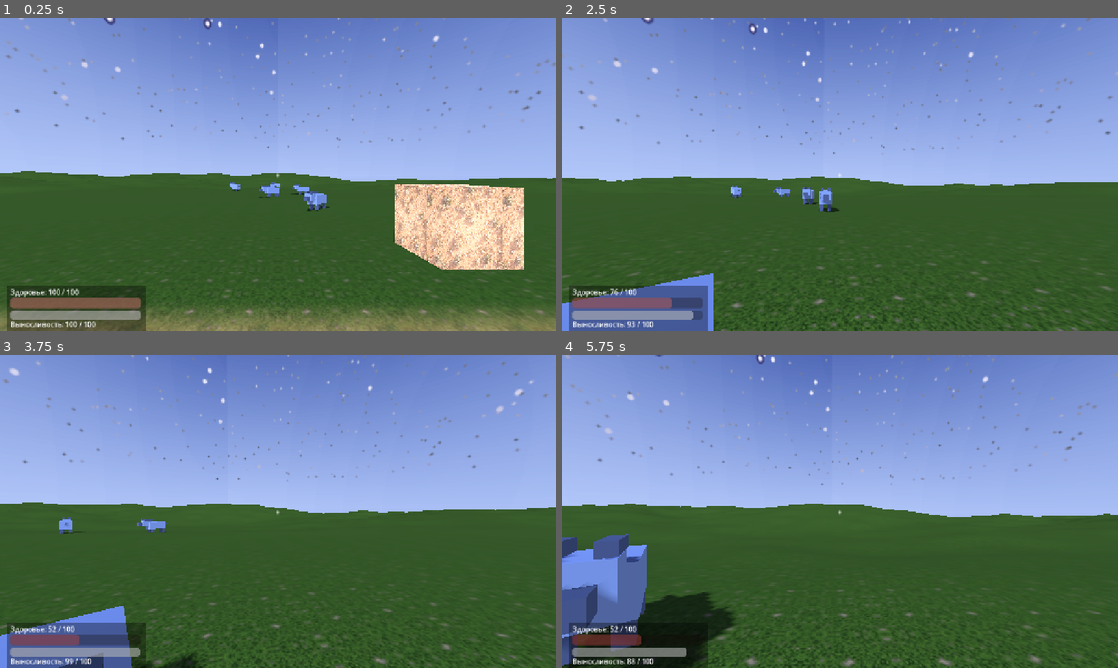
Above: before the commit, frames 1-4 (two rows, left to right).
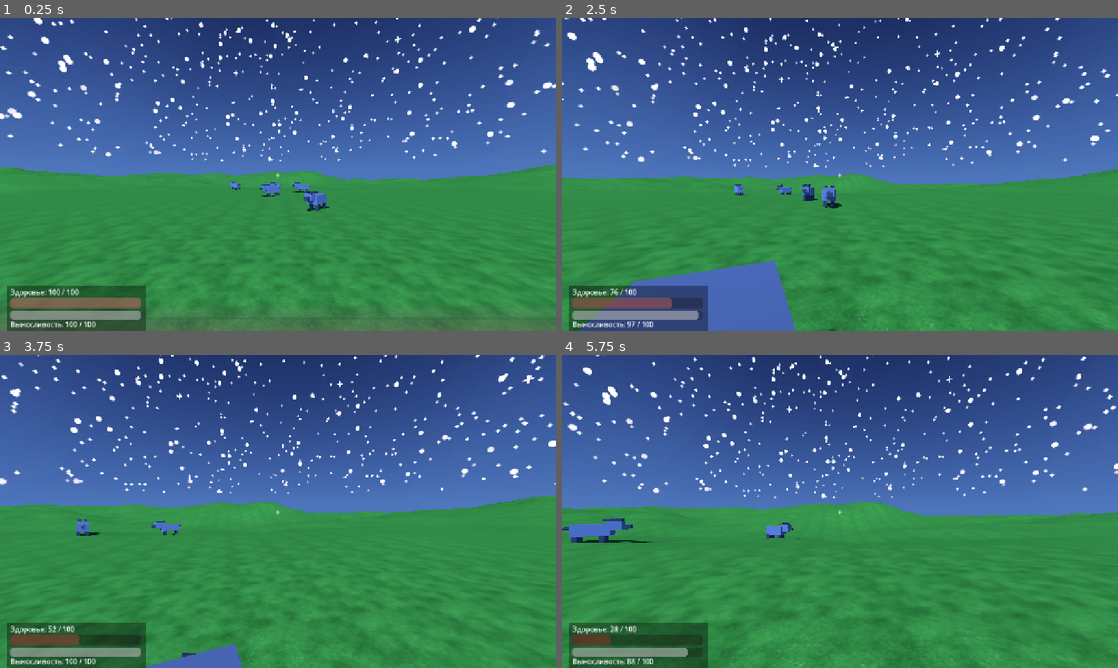
Above: after the commit, the same moments.

Repository: GnomixUltra/ProjectRPGnome
Game: Godot game, scene res://scenes/main.tscn
The game is run twice, just before and just after one commit, with the same random seed, the same clock (stepped at 60 frames per second) and the same inputs.
Inputs (mouse positions are in pixels of both pictures, inside the frame that each line leads up to):
- Up to frame 1 (0.25 s): no input
- Up to frame 2 (2.5 s): tap Enter at 0.5, 1.35 s; move the mouse to (867, 174) at 0.52 s; hold Shift (sprint) 0.53-1.28 s; hold W (move_forward) from 0.53 s (still down); tap Space (jump) at 0.77, 1.52 s; move the mouse to (812, 174) at 1.27 s; move the mouse to (851, 168) at 2.02 s; hold Shift (sprint) from 2.03 s (still down)
- Up to frame 3 (3.75 s): keep holding W (move_forward); move the mouse to (272, 517) at 2.77 s; release Shift (sprint) at 2.78 s; tap Enter at 2.85 s; tap Space (jump) at 3.02 s; move the mouse to (316, 514) at 3.52 s; hold Shift (sprint) from 3.53 s (still down)
- Up to frame 4 (5.75 s): keep holding W (move_forward); tap Space (jump) at 3.77, 4.52 s; move the mouse to (795, 508) at 4.27 s; release Shift (sprint) at 4.28 s; tap Enter at 4.35 s; move the mouse to (845, 511) at 5.02 s; hold Shift (sprint) from 5.03 s (still down)

The runs differ from the first frame. In frame 1, 98% of the frame differs, in the area x 0-100%, y 0-100%; in frame 2, 98%; in frame 3, 100%; in frame 4, 99%.

Commit message:
Remove stray crate cube in map center; add two mountain ridges spanning the map; regenerate seamless grass/dirt/sky textures

Diff:
--- a/game/scenes/main.tscn
+++ b/game/scenes/main.tscn
@@ -23,17 +23,6 @@
 ambient_light_source = 3
 ambient_light_color = Color(0.25, 0.3, 0.45, 1)
 ambient_light_energy = 0.4
-
-[sub_resource type="StandardMaterial3D" id="DirtMat"]
-albedo_texture = ExtResource("6_dirt")
-texture_filter = 0
-uv1_scale = Vector3(4, 2, 1)
-
-[sub_resource type="BoxMesh" id="CrateMesh"]
-size = Vector3(2, 2, 2)
-
-[sub_resource type="BoxShape3D" id="CrateShape"]
-size = Vector3(2, 2, 2)
 
 [sub_resource type="CapsuleShape3D" id="PlayerShape"]
 radius = 0.4
@@ -61,25 +50,13 @@
 resolution = 160
 collision_resolution = 48
 hill_amplitude = 7.5
+ridge_amplitude = 9.0
 valley_width = 16.0
 valley_falloff = 50.0
 road_half_width = 3.0
 grass_texture = ExtResource("5_grass")
 dirt_texture = ExtResource("6_dirt")
 meters_per_tile = 2.0
-
-[node name="Crate" type="MeshInstance3D" parent="."]
-position = Vector3(5, 1, -6)
-mesh = SubResource("CrateMesh")
-material_override = SubResource("DirtMat")
-
-[node name="CrateBody" type="StaticBody3D" parent="."]
-position = Vector3(5, 1, -6)
-collision_layer = 1
-collision_mask = 0
-
-[node name="CrateCollision" type="CollisionShape3D" parent="CrateBody"]
-shape = SubResource("CrateShape")
 
 [node name="Player" type="CharacterBody3D" parent="."]
 position = Vector3(0, 2, 0)
--- a/game/scripts/terrain.gd
+++ b/game/scripts/terrain.gd
@@ -13,6 +13,7 @@
 @export var resolution := 160        # сегментов визуальной сетки
 @export var collision_resolution := 48  # сегментов коллизионной сетки
 @export var hill_amplitude := 7.5    # амплитуда холмов, м
+@export var ridge_amplitude := 9.0   # амплитуда горных хребтов, м
 @export var valley_width := 16.0     # половина ширины плоской поляны, м
 @export var valley_falloff := 50.0   # расстояние плавного подъёма холмов от центра, м
 @export var road_half_width := 3.0   # половина ширины дороги (тракта), м
@@ -44,10 +45,31 @@
 	return 1.0 - smoothstep(edge, edge + 1.2, absf(p.y))
 
 
+## Два горных хребта, тянущихся через всю карту: один с запада на восток
+## (с лёгким изгибом), второй — с северо-запада на юго-восток. Профиль гребня
+## ridge-shum: |шум| перевёрнут в пику, умножен на гауссов профиль склонов.
+func _ridges(p: Vector2) -> float:
+	var r := 0.0
+	# Хребет 1: линия вдоль X около z = -46 + изгиб.
+	var c1 := -46.0 + sin(p.x * 0.028) * 14.0
+	var d1 := p.y - c1
+	var w1 := exp(-pow(d1 / 26.0, 2.0))
+	var s1 := absf(_fbm(Vector2(p.x * 0.02, p.y * 0.02) + Vector2(5.0, 9.0)))
+	r += pow(s1, 1.6) * w1 * ridge_amplitude
+	# Хребет 2: диагональ северо-запад -> юго-восток.
+	var nrm := Vector2(0.6, 0.8)
+	var dn := p.dot(nrm) - (-20.0 + sin(p.dot(Vector2(-0.8, 0.6)) * 0.02) * 12.0)
+	var w2 := exp(-pow(dn / 22.0, 2.0))
+	var s2 := absf(_fbm(p * 0.024 + Vector2(77.0, 13.0)))
+	r += pow(s2, 1.6) * w2 * ridge_amplitude * 0.85
+	return r
+
+
 ## Высота рельефа в точке (x, z) плоскости карты.
 func height_at(p: Vector2) -> float:
 	var h := _fbm(p * 0.012) * hill_amplitude              # крупные холмы
 	h += _fbm(p * 0.045 + Vector2(37.0, 91.0)) * hill_amplitude * 0.3  # бугры
+	h += _ridges(p)                                          # горные хребты через всю карту
 	# Поляна: в центре высота прижата к нулю, холмы остаются снаружи.
 	var d := maxf(absf(p.x), absf(p.y))
 	var t := clampf((d - valley_width) / valley_falloff, 0.0, 1.0)
Binary file changed: game/assets/dirt.png
Binary file changed: game/assets/grass.png
Binary file changed: game/assets/sky_night.png
Not shown: 1 places in game/scenes/main.tscn that only renumber resources
